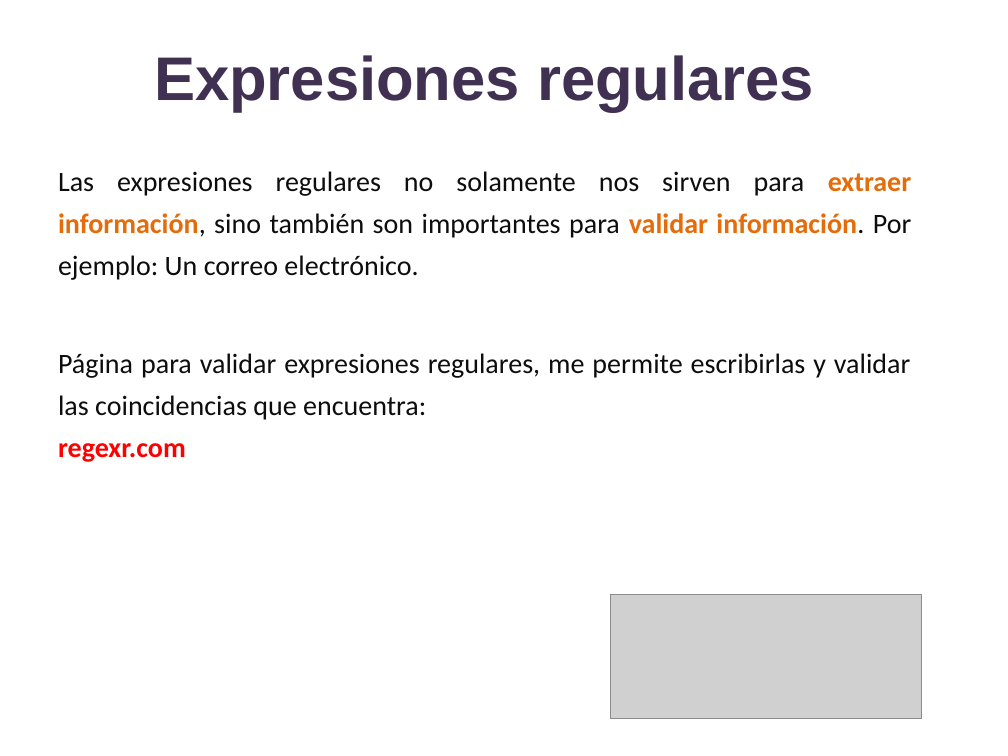
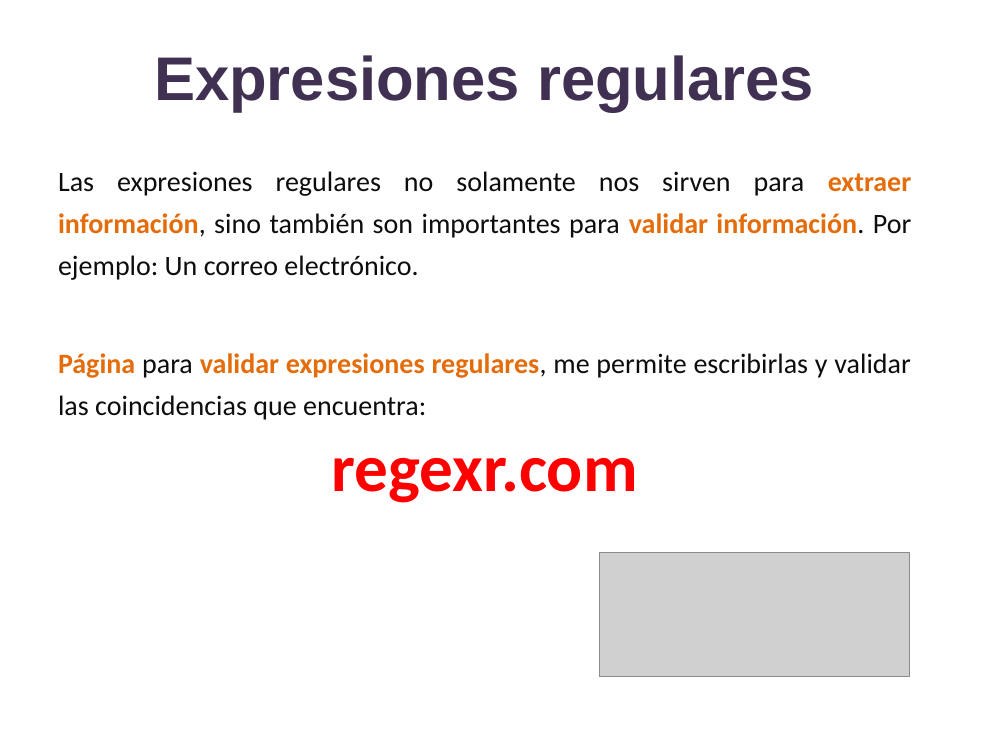
Before and after one commit to lizetheP/Analitica, a slide deck: slide 7 of CalendarioAgo2022/presentaciones/18_Expresiones_regulares.pptx (slide 8 before the commit). Drawn at 1008x756 pixels with LibreOffice and Linux fonts; fonts in the diff are those of the drawing; grey boxes stand for pictures. Boxes give left, top, right and bottom in pixels: in the first picture for what was removed or moved away, otherwise in the second. Text is boxed around its words. In the diff, an @@ line names an element or a change of style, - is before the commit and + after.

```diff
--- a/CalendarioAgo2022/presentaciones/18_Expresiones_regulares.pptx
+++ b/CalendarioAgo2022/presentaciones/18_Expresiones_regulares.pptx
@@ text "Página para validar expresiones regulares, ..." at box(58, 353, 910, 503): text colour #0D0D0D to #E46C0A, bold on in "Página validar expresiones regulares,"; size 20 to 48 pt in "regexr.com"; alignment justified to centre @@
@@ picture: place and size @@
-picture at box(611, 594, 921, 718)
+picture at box(599, 552, 909, 676)
```
Also in this commit, not shown: 8 other slides changed, 1 slide added, 51 slides removed, 2 other files.
